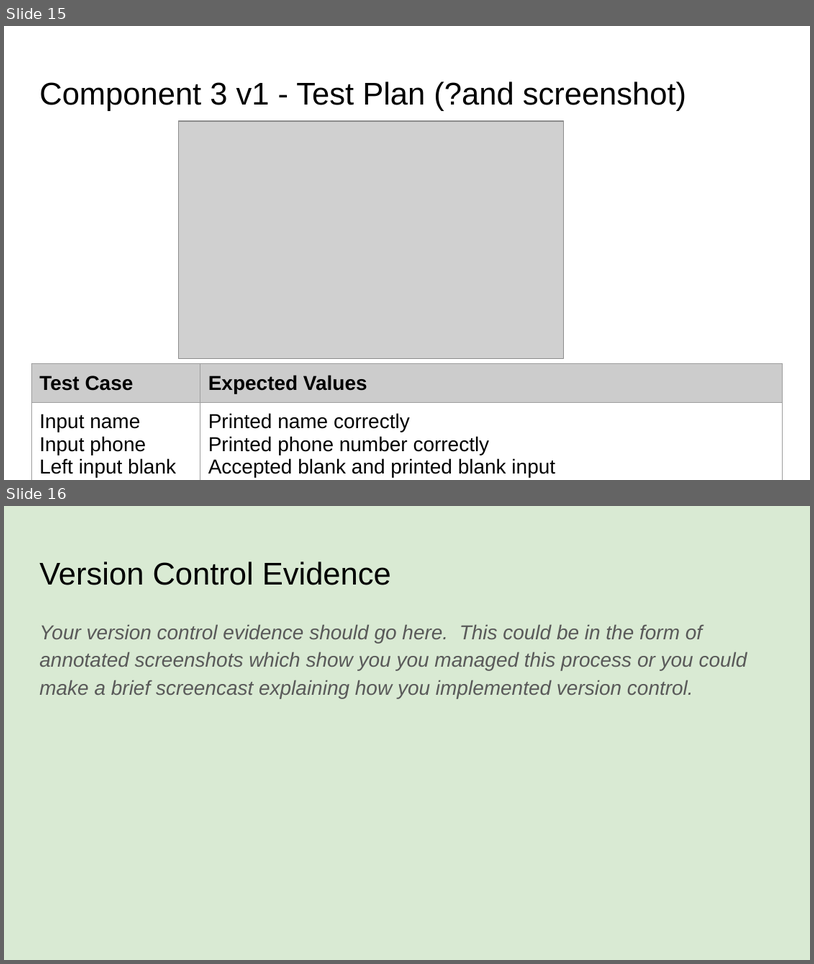
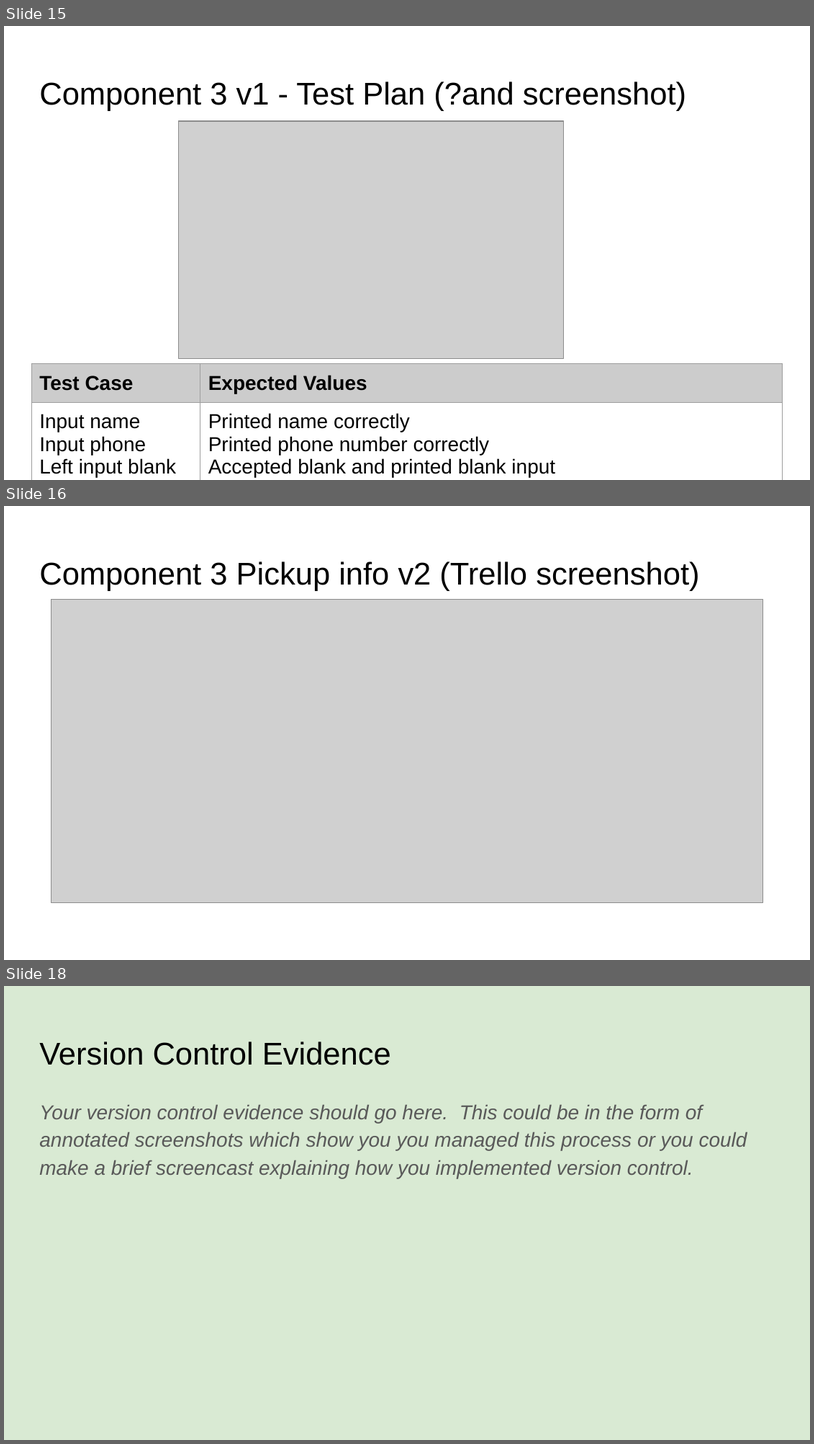
Before and after one commit to Joemamasahbsdh/pizza.bot, a slide deck: 022_91893+_+91897+Documentation.pptx. Shown one above the other, each under a label of ours: slides 15 and 16 before the commit, slides 15, 16 and 18 after it; the slides between them are not shown. The pictures are 814x964 and 814x1444 pixels, drawn with LibreOffice and Linux fonts; fonts in the diff are those of the drawing; grey boxes stand for pictures. Boxes give left, top, right and bottom in pixels: in the first picture for what was removed or moved away, otherwise in the second. Text is boxed around its words. In the diff, an @@ line names an element or a change of style, - is before the commit and + after.

```diff
--- a/022_91893+_+91897+Documentation.pptx
+++ b/022_91893+_+91897+Documentation.pptx
@@ slide 16 added at (4,506,810,960), background #FFFFFF @@
@@ title added at (39,561,700,591), 28 pt, text #000000 @@
+Component 3 Pickup info v2 (Trello screenshot)
@@ picture added at (51,600,763,903) @@
@@ what was slide 16 is now slide 18 @@
```
Also in this commit, not shown: 1 slide changed, 1 other slide added.
